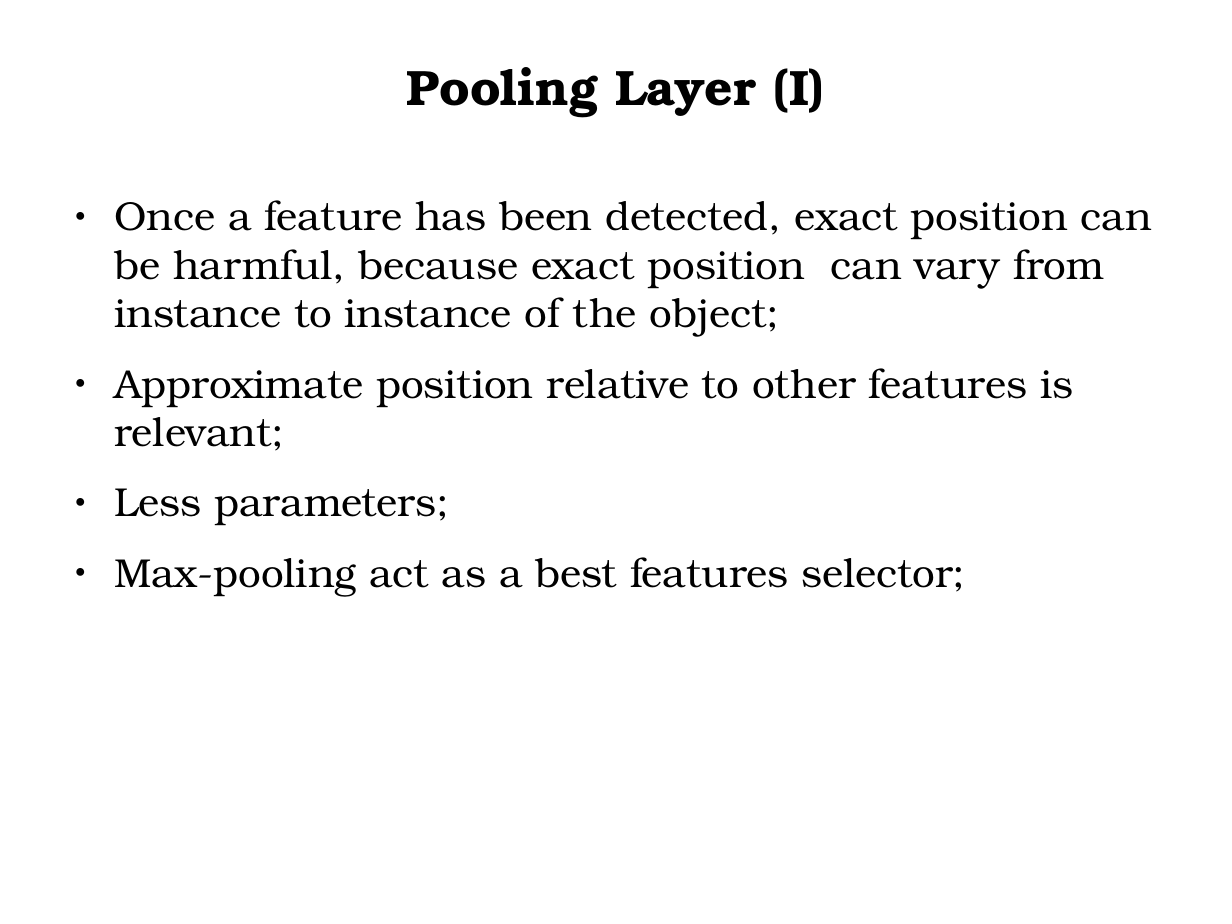
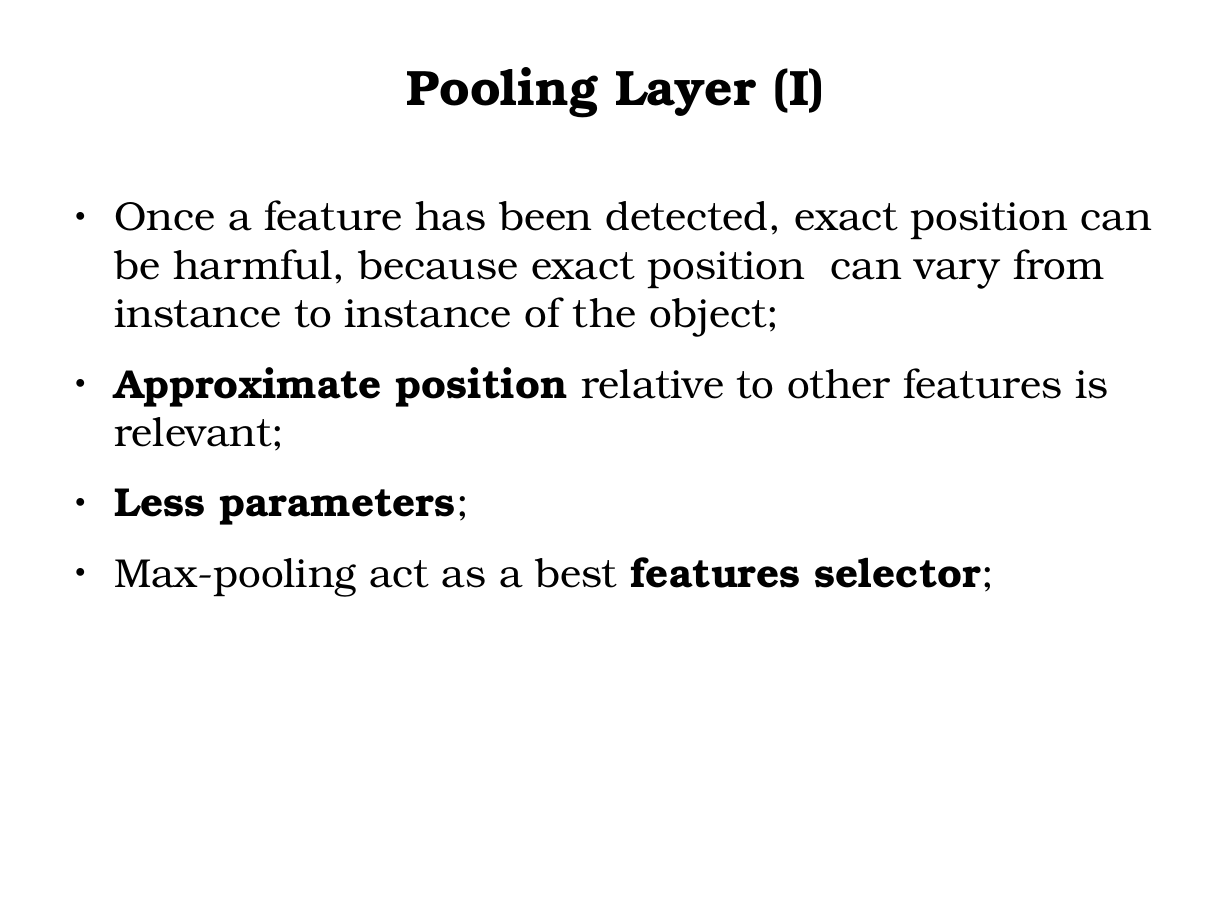
Before and after one commit to alessandroferrari/Deep-learning-An-Historical-perspective-slides, a slide deck: slide 18 of presentazione_deeplearning.odp. Drawn at 1232x924 pixels with LibreOffice and Linux fonts; fonts in the diff are those of the drawing. Boxes give left, top, right and bottom in pixels: in the first picture for what was removed or moved away, otherwise in the second. Text is boxed around its words. In the diff, an @@ line names an element or a change of style, - is before the commit and + after.

```diff
--- a/presentazione_deeplearning.odp
+++ b/presentazione_deeplearning.odp
@@ text at [114, 367, 1108, 597]: bold on in "Approximate position", "Less parameters;", "features selector;" @@
```
Also in this commit, not shown: 5 other slides changed, 1 other file.
